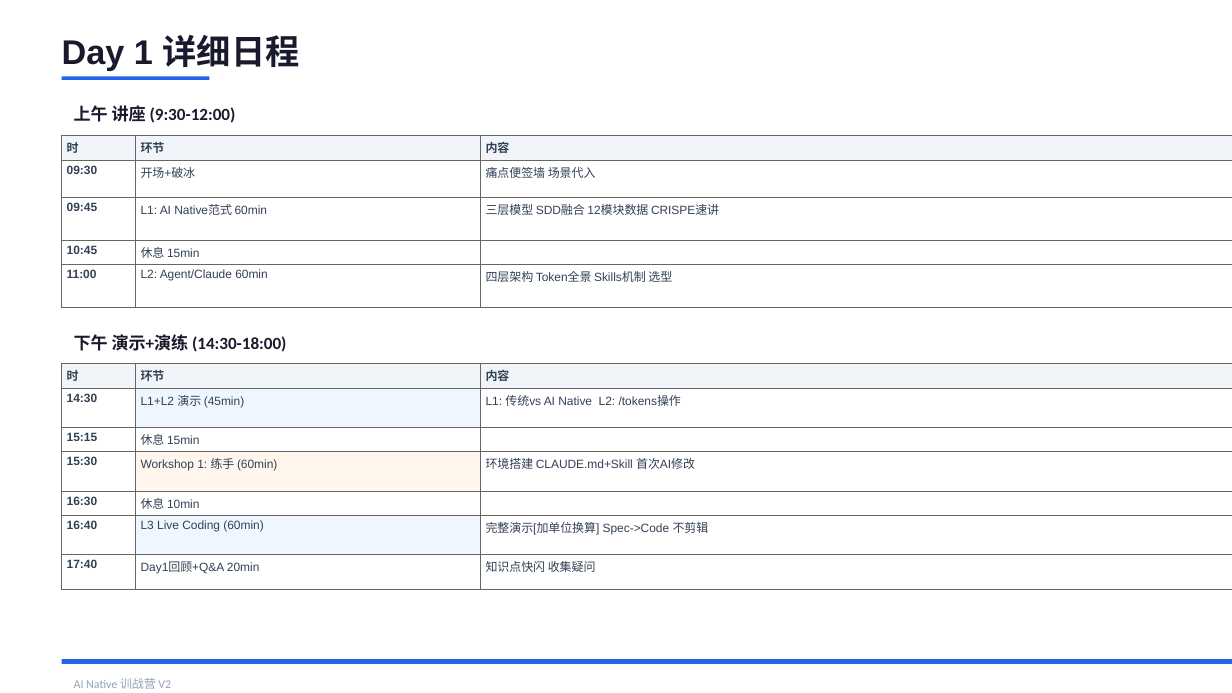
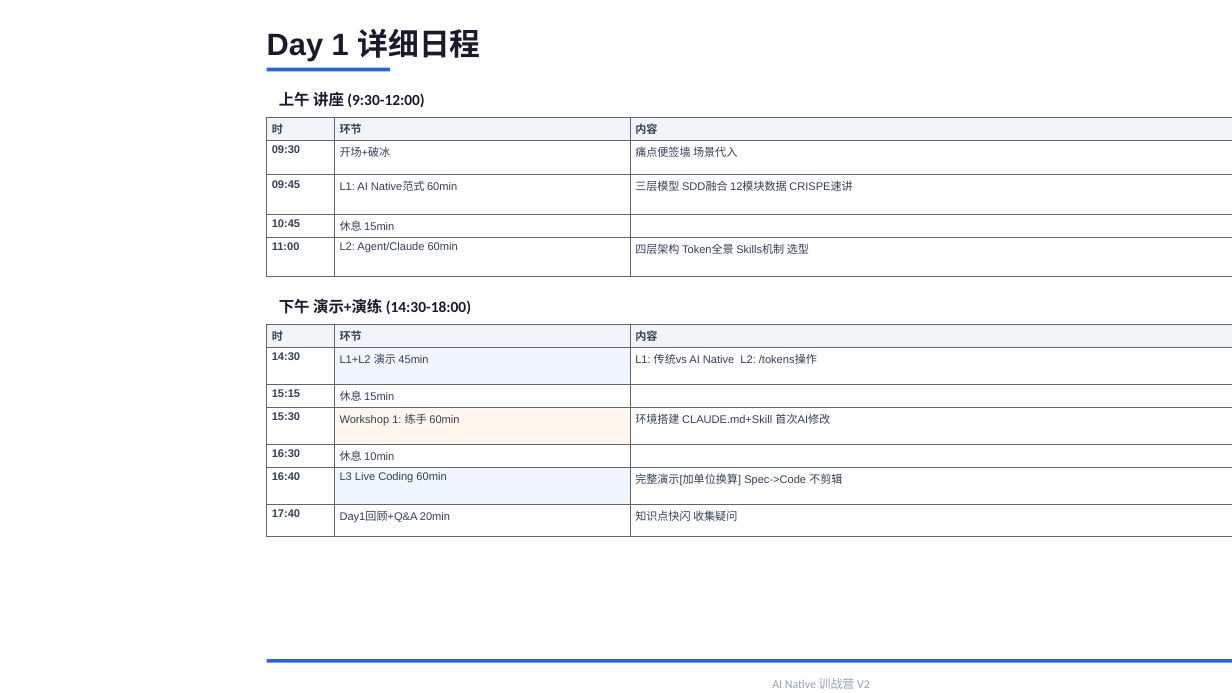
Before and after one commit to JungleTestLabs/ai-coding-training, a slide deck: slide 3 of docs/AI-Native-训战营-介绍与日程.pptx. Drawn at 1232x693 pixels with LibreOffice and Linux fonts; fonts in the diff are those of the drawing. Boxes give left, top, right and bottom in pixels: in the first picture for what was removed or moved away, otherwise in the second. Text is boxed around its words. In the diff, an @@ line names an element or a change of style, - is before the commit and + after.

Commit message:
fix: PPT内容居中9英寸宽 — 训前框从30.7cm缩到~23cm

```diff
--- a/docs/AI-Native-训战营-介绍与日程.pptx
+++ b/docs/AI-Native-训战营-介绍与日程.pptx
@@ text "Day 1 详细日程": place and size @@
-text "Day 1 详细日程" at box(62, 35, 300, 70)
+text "Day 1 详细日程" at box(267, 29, 480, 61)
@@ text "Day 1 详细日程" at box(267, 29, 480, 61): size 20 to 18 pt @@
@@ text "上午 讲座 (9:30-12:00)": place and size @@
-text "上午 讲座 (9:30-12:00)" at box(74, 105, 236, 123)
+text "上午 讲座 (9:30-12:00)" at box(279, 92, 424, 107)
@@ text "上午 讲座 (9:30-12:00)" at box(279, 92, 424, 107): size 10 to 9 pt @@
@@ rectangle: place and size @@
-rectangle at box(62, 76, 209, 80)
+rectangle at box(267, 68, 391, 71)
@@ table at box(267, 117, 1232, 258) @@
@@ size 7 to 6.5 pt @@
@@ table: place and size @@
-table at box(62, 136, 1232, 286)
+table at box(267, 117, 1232, 258)
@@ text "下午 演示+演练 (14:30-18:00)" at box(279, 299, 471, 314): size 10 to 9 pt @@
@@ text "下午 演示+演练 (14:30-18:00)": place and size @@
-text "下午 演示+演练 (14:30-18:00)" at box(74, 334, 286, 352)
+text "下午 演示+演练 (14:30-18:00)" at box(279, 299, 471, 314)
@@ table at box(267, 324, 1232, 526) @@
-row 2, column 2: L1+L2 演示 (45min)
+row 2, column 2: L1+L2 演示 45min
-row 4, column 2: Workshop 1: 练手 (60min)
+row 4, column 2: Workshop 1: 练手 60min
-row 6, column 2: L3 Live Coding (60min)
+row 6, column 2: L3 Live Coding 60min
@@ size 7 to 6.5 pt in "时", "环节", "内容", "14:30" and 12 more places @@
@@ table: place and size @@
-table at box(62, 363, 1232, 578)
+table at box(267, 324, 1232, 526)
@@ rectangle: place and size @@
-rectangle at box(62, 659, 1232, 664)
+rectangle at box(267, 659, 1232, 663)
@@ text "AI Native 训战营 V2": place and size @@
-text "AI Native 训战营 V2" at box(74, 678, 171, 689)
+text "AI Native 训战营 V2" at box(772, 678, 870, 689)
@@ text "AI Native 训战营 V2" at box(772, 678, 870, 689): alignment left to centre @@
```
Also in this commit, not shown: 5 other slides changed.
